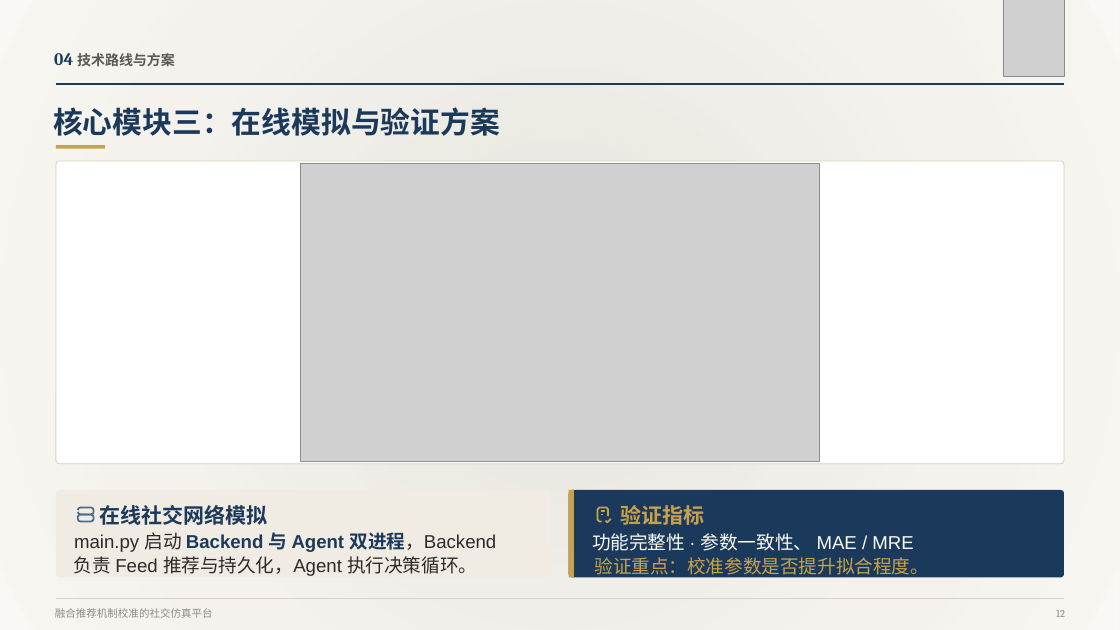
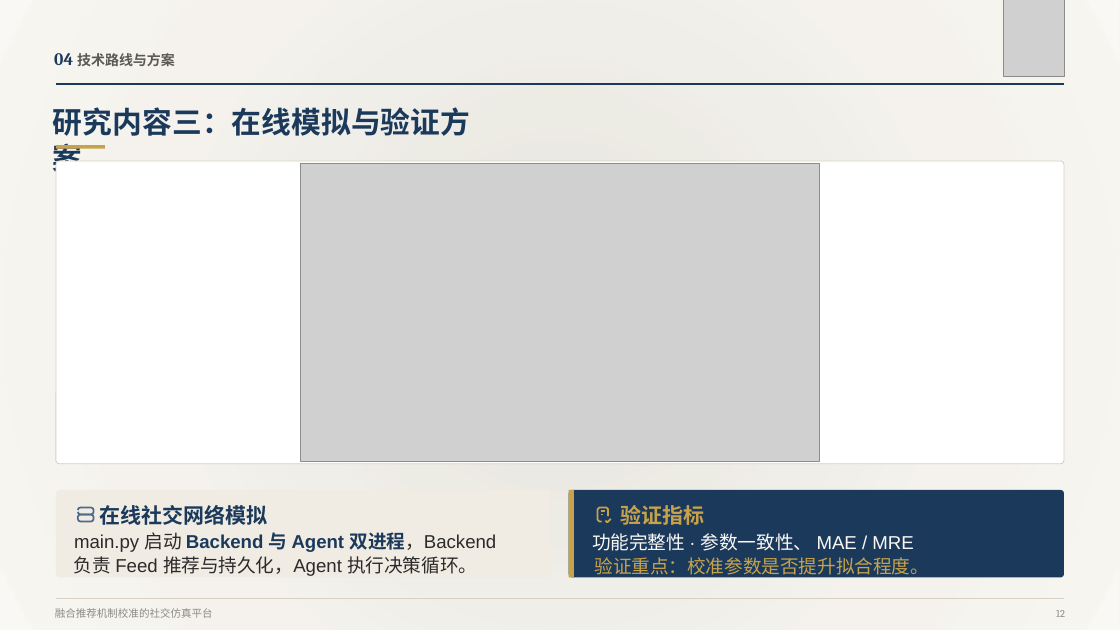
Before and after one commit to zhangyipeng623/moss_web, a slide deck: slide 11 of docs/paper/开题报告/张艺鹏-开题报告汇报PPT.pptx (slide 12 before the commit). Drawn at 1120x630 pixels with LibreOffice and Linux fonts; fonts in the diff are those of the drawing; grey boxes stand for pictures. Boxes give left, top, right and bottom in pixels: in the first picture for what was removed or moved away, otherwise in the second. Text is boxed around its words. In the diff, an @@ line names an element or a change of style, - is before the commit and + after.

```diff
--- a/docs/paper/开题报告/张艺鹏-开题报告汇报PPT.pptx
+++ b/docs/paper/开题报告/张艺鹏-开题报告汇报PPT.pptx
@@ text at box(53, 107, 470, 136): text changed @@
-核心模块三：在线模拟与验证方案
+研究内容三：在线模拟与验证方案
```
Also in this commit, not shown: 8 other slides changed, 4 other files.
